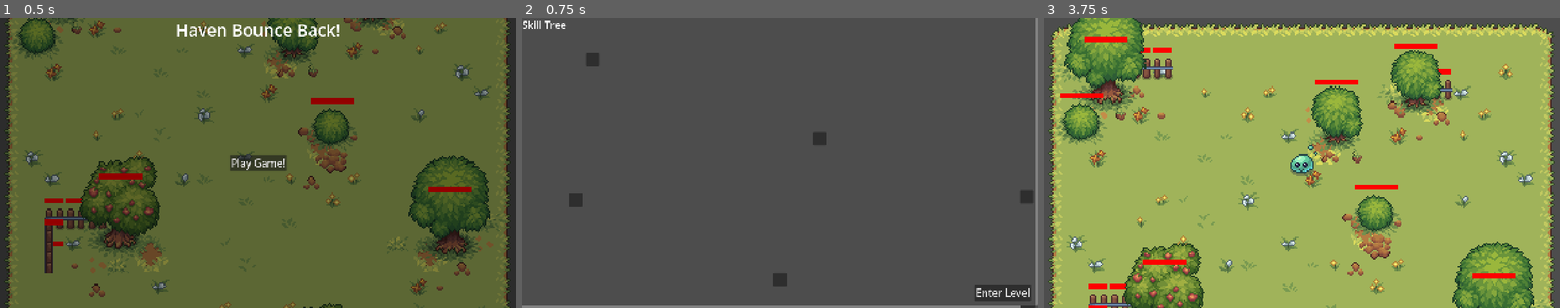
Above: before the commit, frames 1-3 (left to right).
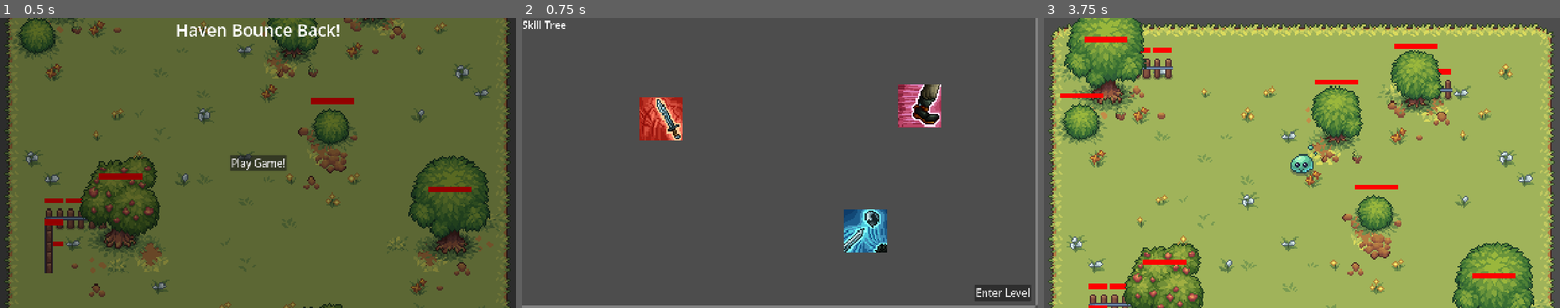
Above: after the commit, the same moments.

Repository: Auseawesome/HavenBounceBack
Game: Godot game, scene res://main.tscn
Two runs of this game, one before a commit and one after it. Both use one fixed random seed, a clock stepped at 60 frames per second and the inputs below.
Inputs (mouse positions are in pixels of both pictures, inside the frame that each line leads up to):
- Up to frame 1 (0.5 s): no input
- Up to frame 2 (0.75 s): click "Play Game!" at 0.5 s
- Up to frame 3 (3.75 s): click (1183, 119) at 1.27 s; click (1389, 229) at 2.02 s; click (1441, 105) at 2.77 s; click "Enter Level" at 3.5 s

Frame 1 is identical in both runs. In frame 2, 4.3% of the frame differs, in the area x 9-100%, y 12-100%; in frame 3, nothing differs.

Commit message:
Fancy skill icons

Diff:
--- a/skill_tree_contents.tscn
+++ b/skill_tree_contents.tscn
@@ -1,6 +1,9 @@
 [gd_scene format=3 uid="uid://cd8al0mb2dja0"]
 
 [ext_resource type="Script" uid="uid://de3vn8bw8afmi" path="res://skill_tree_contents.gd" id="1_38owx"]
+[ext_resource type="Texture2D" uid="uid://dxugmk07k3rlr" path="res://skills/Icon4.png" id="2_al2oq"]
+[ext_resource type="Texture2D" uid="uid://c276da17ocnfq" path="res://skills/Icon37.png" id="3_wegh5"]
+[ext_resource type="Texture2D" uid="uid://3vd650mdr2v1" path="res://skills/Icon35.png" id="4_rst24"]
 
 [node name="SkillTreeContents" type="Control" unique_id=1464612974]
 layout_mode = 3
@@ -11,37 +14,29 @@
 grow_vertical = 2
 script = ExtResource("1_38owx")
 
-[node name="Panel2" type="Panel" parent="." unique_id=907586108]
+[node name="DamageSkill" type="TextureButton" parent="." unique_id=901981233]
 layout_mode = 0
-offset_left = 698.0
-offset_top = 710.0
-offset_right = 738.0
-offset_bottom = 750.0
+offset_left = 300.0
+offset_top = 186.0
+offset_right = 428.0
+offset_bottom = 314.0
+texture_normal = ExtResource("2_al2oq")
+stretch_mode = 0
 
-[node name="Panel" type="Panel" parent="." unique_id=1006439204]
+[node name="BounceSkill" type="TextureButton" parent="." unique_id=1579676187]
 layout_mode = 0
-offset_left = 140.0
-offset_top = 53.0
-offset_right = 180.0
-offset_bottom = 93.0
+offset_left = 908.0
+offset_top = 520.0
+offset_right = 1036.0
+offset_bottom = 648.0
+texture_normal = ExtResource("3_wegh5")
+stretch_mode = 0
 
-[node name="Panel3" type="Panel" parent="." unique_id=73068569]
+[node name="SpeedSkill" type="TextureButton" parent="." unique_id=1634551368]
 layout_mode = 0
-offset_left = 816.0
-offset_top = 290.0
-offset_right = 856.0
-offset_bottom = 330.0
-
-[node name="Panel4" type="Panel" parent="." unique_id=899956041]
-layout_mode = 0
-offset_left = 90.0
-offset_top = 472.0
-offset_right = 130.0
-offset_bottom = 512.0
-
-[node name="Panel5" type="Panel" parent="." unique_id=1065937536]
-layout_mode = 0
-offset_left = 1433.0
-offset_top = 463.0
-offset_right = 1473.0
-offset_bottom = 503.0
+offset_left = 1071.0
+offset_top = 148.0
+offset_right = 1199.0
+offset_bottom = 276.0
+texture_normal = ExtResource("4_rst24")
+stretch_mode = 0
Binary file added: skills/Icon1.png
Not shown, added: skills/Icon1.png.import
Binary file added: skills/Icon10.png
Not shown, added: skills/Icon10.png.import
Binary file added: skills/Icon11.png
Not shown, added: skills/Icon11.png.import
Binary file added: skills/Icon12.png
Not shown, added: skills/Icon12.png.import
Binary file added: skills/Icon13.png
Not shown, added: skills/Icon13.png.import
Binary file added: skills/Icon14.png
Not shown, added: skills/Icon14.png.import
(and 84 more such lines)
